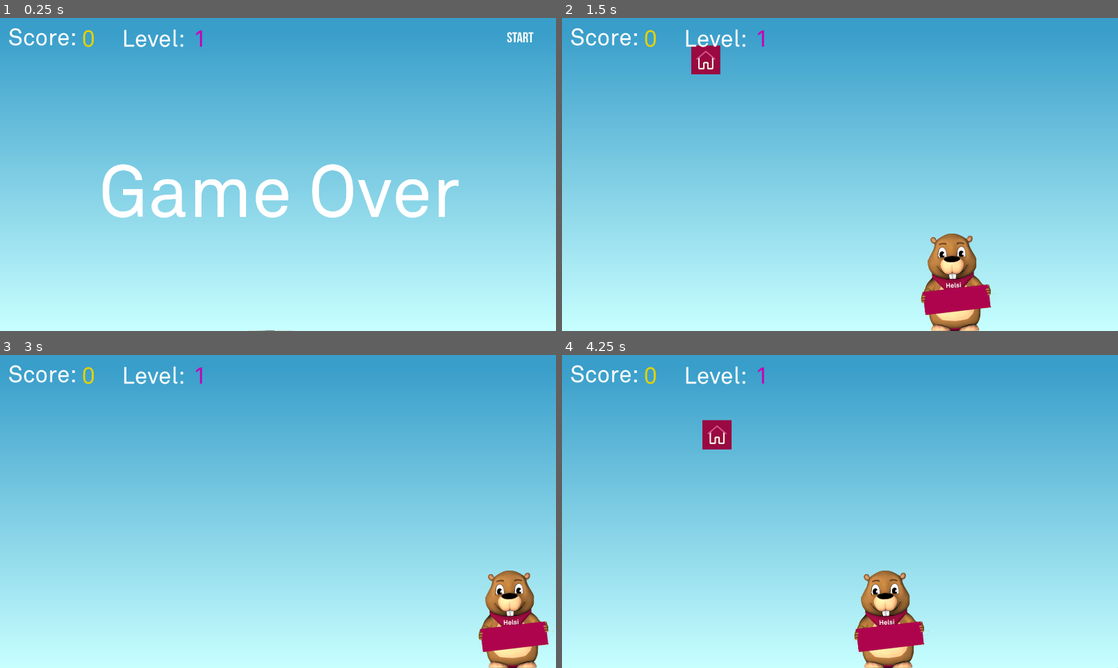
Above: before the commit, frames 1-4 (two rows, left to right).
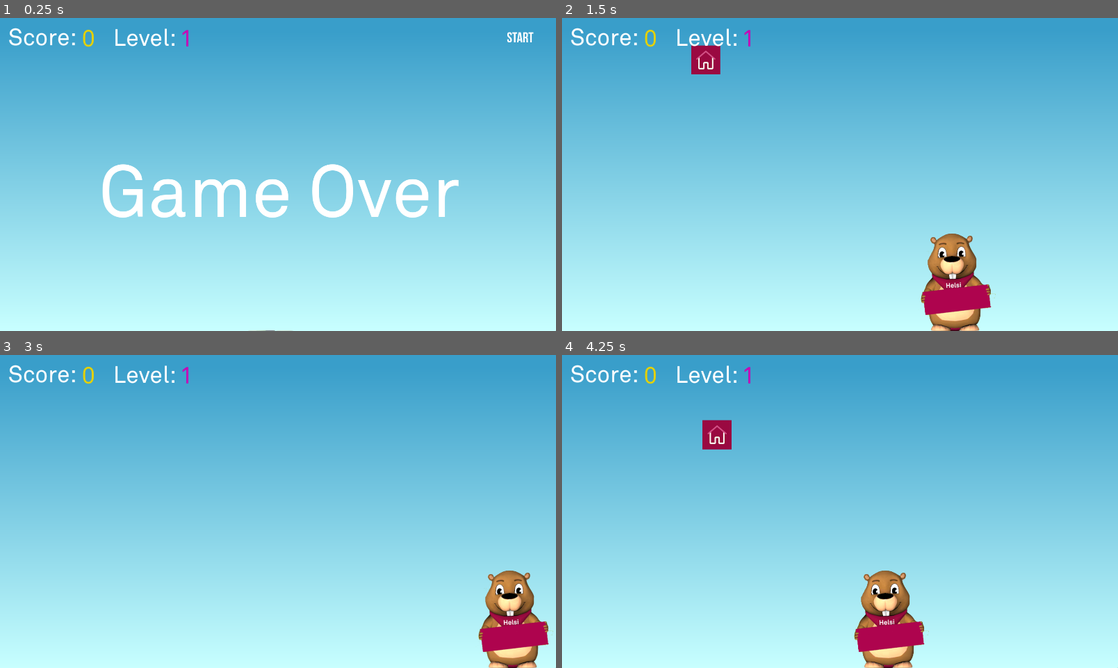
Above: after the commit, the same moments.

Repository: helsana/innoweek_game
Game: Godot game, scene res://World.tscn
The game is run twice, just before and just after one commit, with the same random seed, the same clock (stepped at 60 frames per second) and the same inputs.
Inputs (mouse positions are in pixels of both pictures, inside the frame that each line leads up to):
- Up to frame 1 (0.25 s): no input
- Up to frame 2 (1.5 s): click (1079, 36) at 0.5 s; move the mouse to (962, 158) at 1.27 s
- Up to frame 3 (3 s): move the mouse to (166, 527) at 2.02 s; click (517, 373) at 2.75 s
- Up to frame 4 (4.25 s): move the mouse to (895, 442) at 3.52 s

The runs differ from the first frame. In frame 1, 0.4% of the frame differs, in the area x 15-37%, y 3-10%; in frame 2, 0.4%; in frame 3, 0.4%; in frame 4, 0.4%.

Commit message:
Forgot to commit

Diff:
--- a/GUI.tscn
+++ b/GUI.tscn
@@ -57,9 +57,9 @@
 [node name="Score" type="Label" parent="."]
 layout_mode = 0
 offset_left = 289.0
-offset_top = 34.0
+offset_top = 33.0
 offset_right = 379.0
-offset_bottom = 114.0
+offset_bottom = 113.0
 theme_override_colors/font_color = Color(0.898039, 0.819608, 0, 1)
 theme_override_fonts/font = ExtResource("2_i4rcp")
 theme_override_font_sizes/font_size = 80
@@ -68,20 +68,20 @@
 
 [node name="LevelLabel" type="Label" parent="."]
 layout_mode = 0
-offset_left = 427.0
-offset_top = 34.0
-offset_right = 645.0
-offset_bottom = 133.0
+offset_left = 397.0
+offset_top = 31.0
+offset_right = 615.0
+offset_bottom = 130.0
 theme_override_fonts/font = ExtResource("2_i4rcp")
 theme_override_font_sizes/font_size = 80
 text = "Level:"
 
 [node name="Level" type="Label" parent="."]
 layout_mode = 0
-offset_left = 674.0
-offset_top = 34.0
-offset_right = 820.0
-offset_bottom = 133.0
+offset_left = 627.0
+offset_top = 33.0
+offset_right = 773.0
+offset_bottom = 132.0
 theme_override_colors/font_color = Color(0.784314, 0, 0.709804, 1)
 theme_override_fonts/font = ExtResource("2_i4rcp")
 theme_override_font_sizes/font_size = 80
